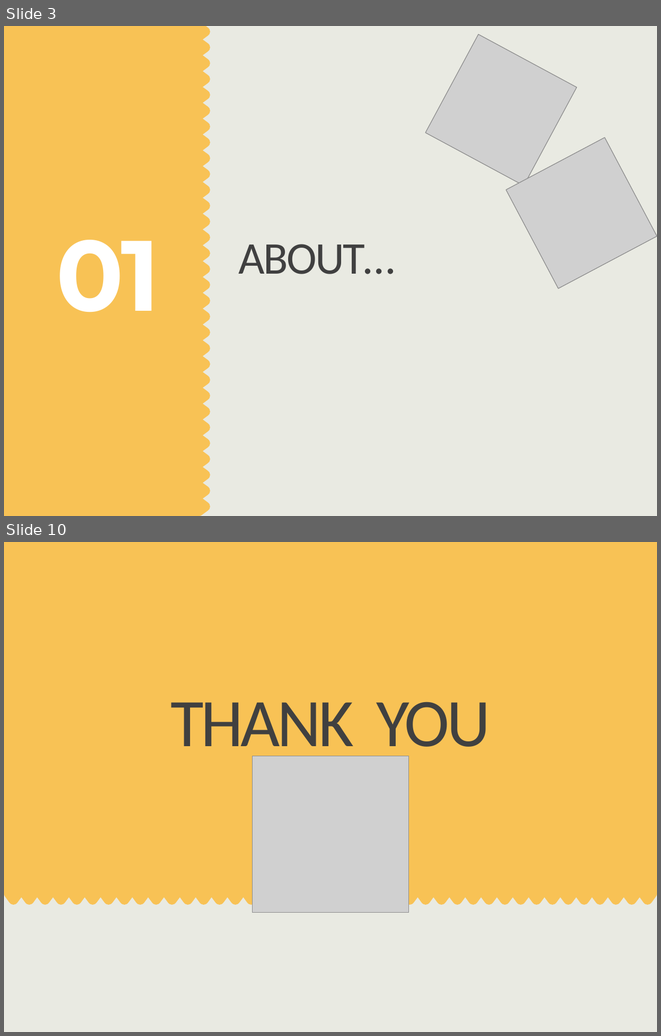
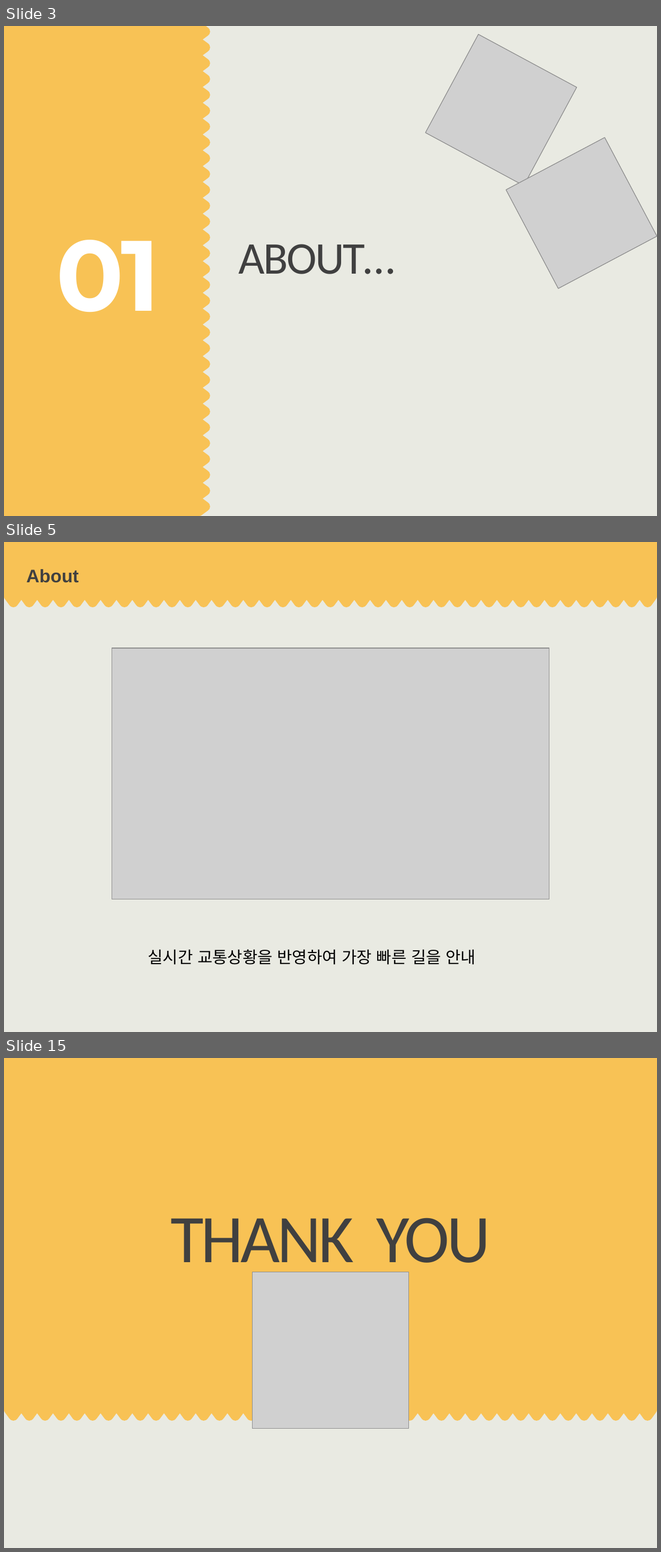
Before and after one commit to ilovethisid/Data-Structure-Design, a slide deck: week1.pptx. Shown one above the other, each under a label of ours: slides 3 and 10 before the commit, slides 3, 5 and 15 after it; the slides between them are not shown. The pictures are 661x1036 and 661x1552 pixels, drawn with LibreOffice and Linux fonts; fonts in the diff are those of the drawing; grey boxes stand for pictures. Boxes give left, top, right and bottom in pixels: in the first picture for what was removed or moved away, otherwise in the second. Text is boxed around its words. In the diff, an @@ line names an element or a change of style, - is before the commit and + after.

```diff
--- a/week1.pptx
+++ b/week1.pptx
@@ slide 5 added at box(4, 542, 657, 1032), background #E9EAE2 @@
@@ freeform shape added at box(4, 542, 657, 607), fill #F8C255 @@
@@ title added at box(26, 569, 79, 583), 20 pt, text #404040, bold @@
+About
@@ picture added at box(112, 648, 548, 899) @@
@@ text added at box(148, 949, 476, 964), 18 pt, text #000000 @@
+실시간 교통상황을 반영하여 가장 빠른 길을 안내
@@ what was slide 10 is now slide 15 @@
```
Also in this commit, not shown: 4 slides changed, 7 other slides added, 3 slides removed.
